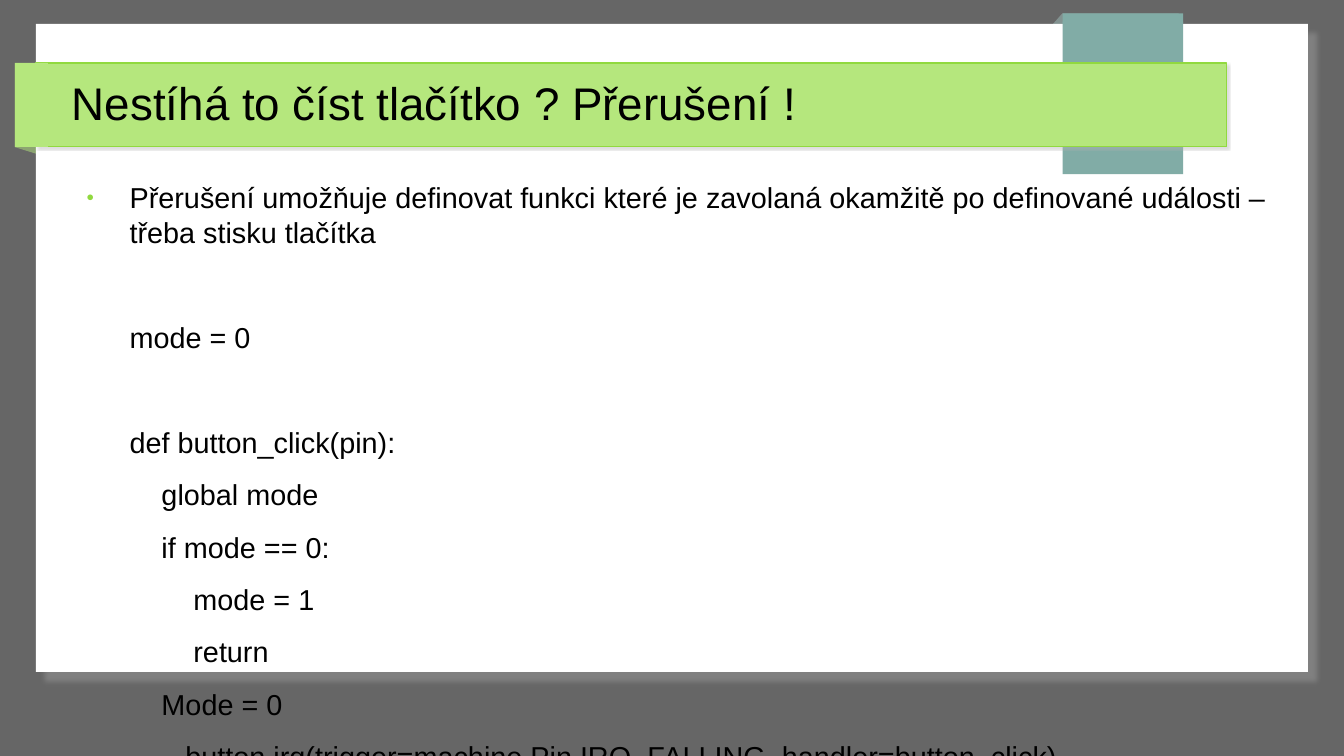
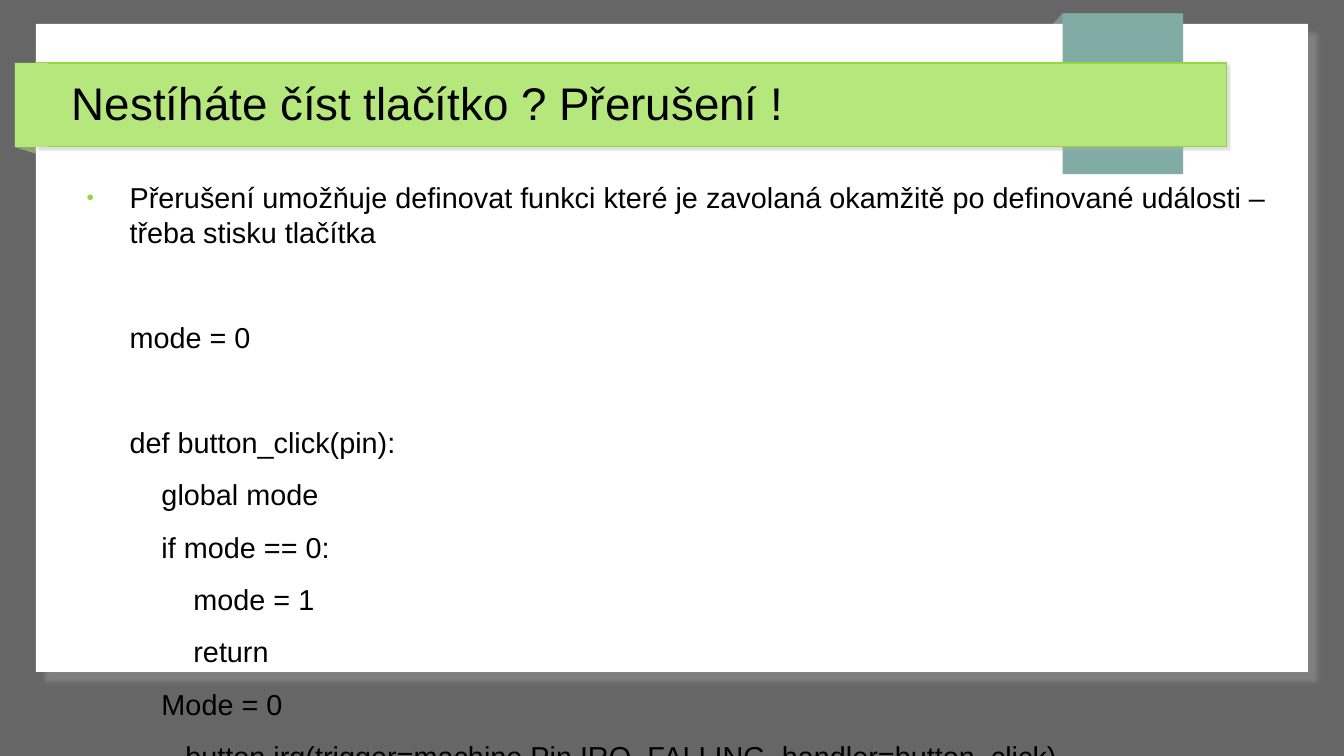
Before and after one commit to MartinPenicka/ArduinoDay, a slide deck: slide 22 of RaspberryPiPico_MicroPython_Introduction/prezentace/rpi_prezentace.odp (slide 18 before the commit). Drawn at 1344x756 pixels with LibreOffice and Linux fonts; fonts in the diff are those of the drawing. Boxes give left, top, right and bottom in pixels: in the first picture for what was removed or moved away, otherwise in the second. Text is boxed around its words. In the diff, an @@ line names an element or a change of style, - is before the commit and + after.

```diff
--- a/RaspberryPiPico_MicroPython_Introduction/prezentace/rpi_prezentace.odp
+++ b/RaspberryPiPico_MicroPython_Introduction/prezentace/rpi_prezentace.odp
@@ title at (72,86,757,121): text changed @@
-Nestíhá to číst tlačítko ? Přerušení !
+Nestíháte číst tlačítko ? Přerušení !
```
Also in this commit, not shown: 9 other slides changed, 5 slides added, 4 other files.
